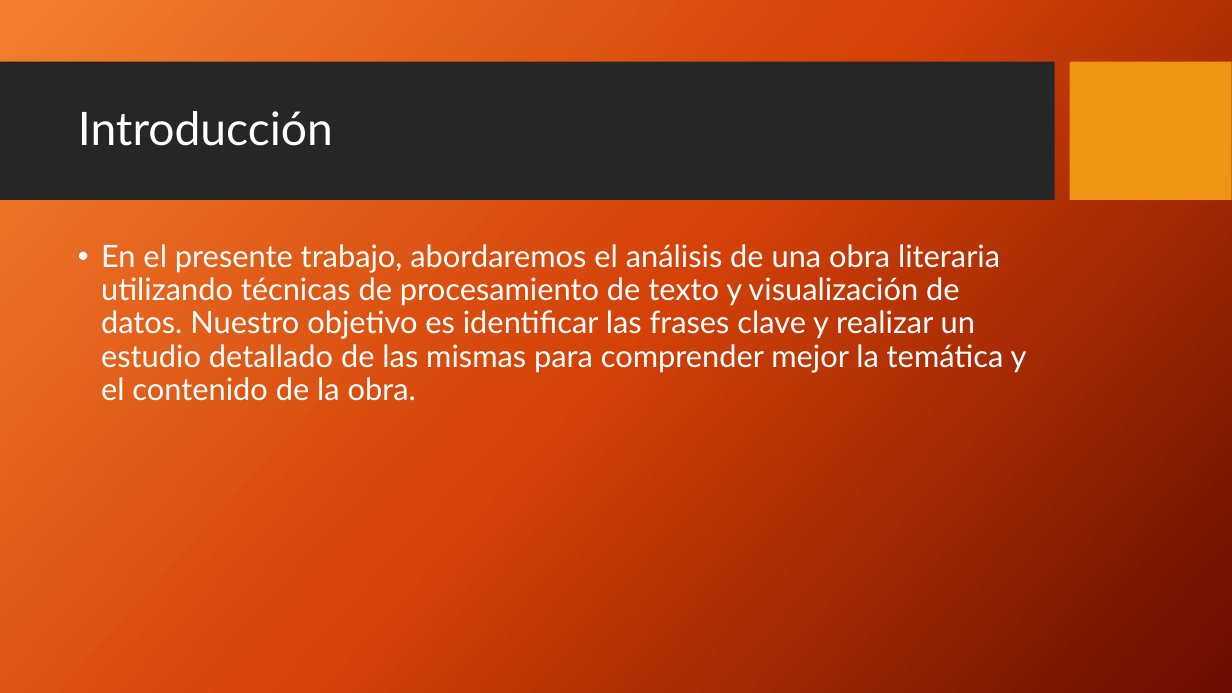
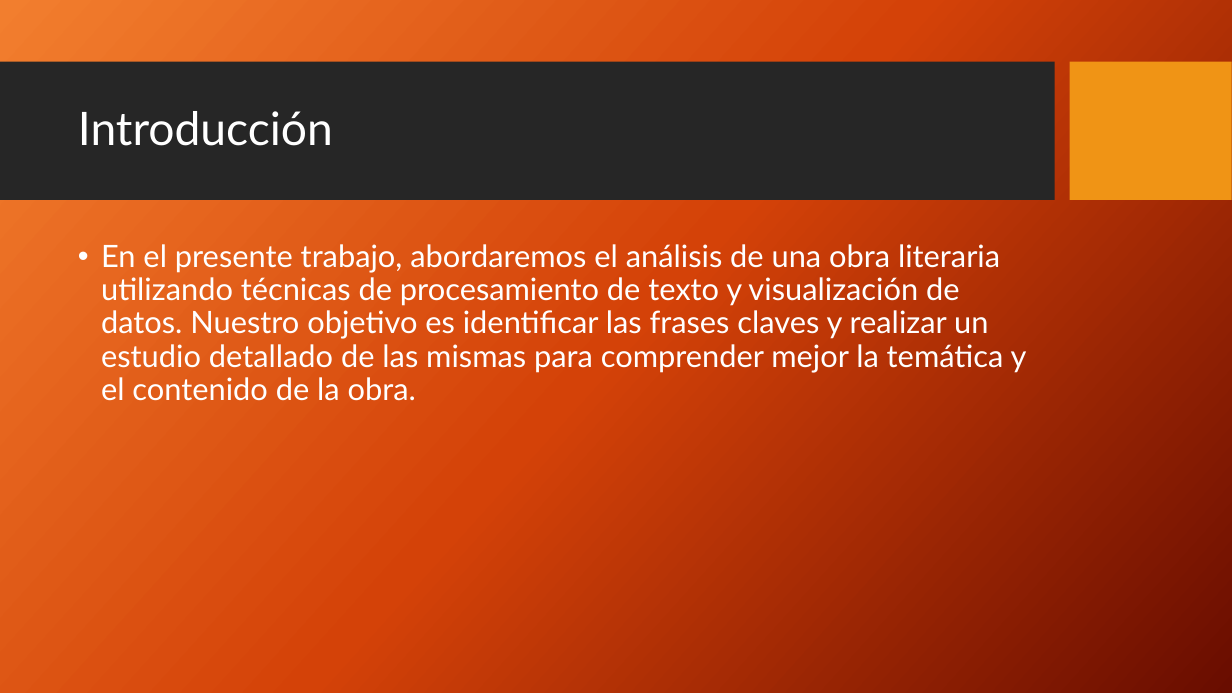
Before and after one commit to Byneros/TallerGestionDeDatosElArteDeLaGuerra, a slide deck: slide 3 of QUE DEBES CONOCER PARA GANAR CUALQUER BATALLA OTRA VERSION.pptx. Drawn at 1232x693 pixels with LibreOffice and Linux fonts; fonts in the diff are those of the drawing; background and template pictures are left out. Boxes give left, top, right and bottom in pixels: in the first picture for what was removed or moved away, otherwise in the second. Text is boxed around its words. In the diff, an @@ line names an element or a change of style, - is before the commit and + after.

```diff
--- a/QUE DEBES CONOCER PARA GANAR CUALQUER BATALLA OTRA VERSION.pptx
+++ b/QUE DEBES CONOCER PARA GANAR CUALQUER BATALLA OTRA VERSION.pptx
@@ text at (101, 244, 1027, 401): text changed @@
-• En el presente trabajo, abordaremos el análisis de una obra literaria utilizando técnicas de procesamiento de texto y visualización de datos. Nuestro objetivo es identificar las frases clave y realizar un estudio detallado de las mismas para comprender mejor la temática y el contenido de la obra.
+• En el presente trabajo, abordaremos el análisis de una obra literaria utilizando técnicas de procesamiento de texto y visualización de datos. Nuestro objetivo es identificar las frases claves y realizar un estudio detallado de las mismas para comprender mejor la temática y el contenido de la obra.
```
Also in this commit, not shown: 6 other slides changed, 6 other files.
